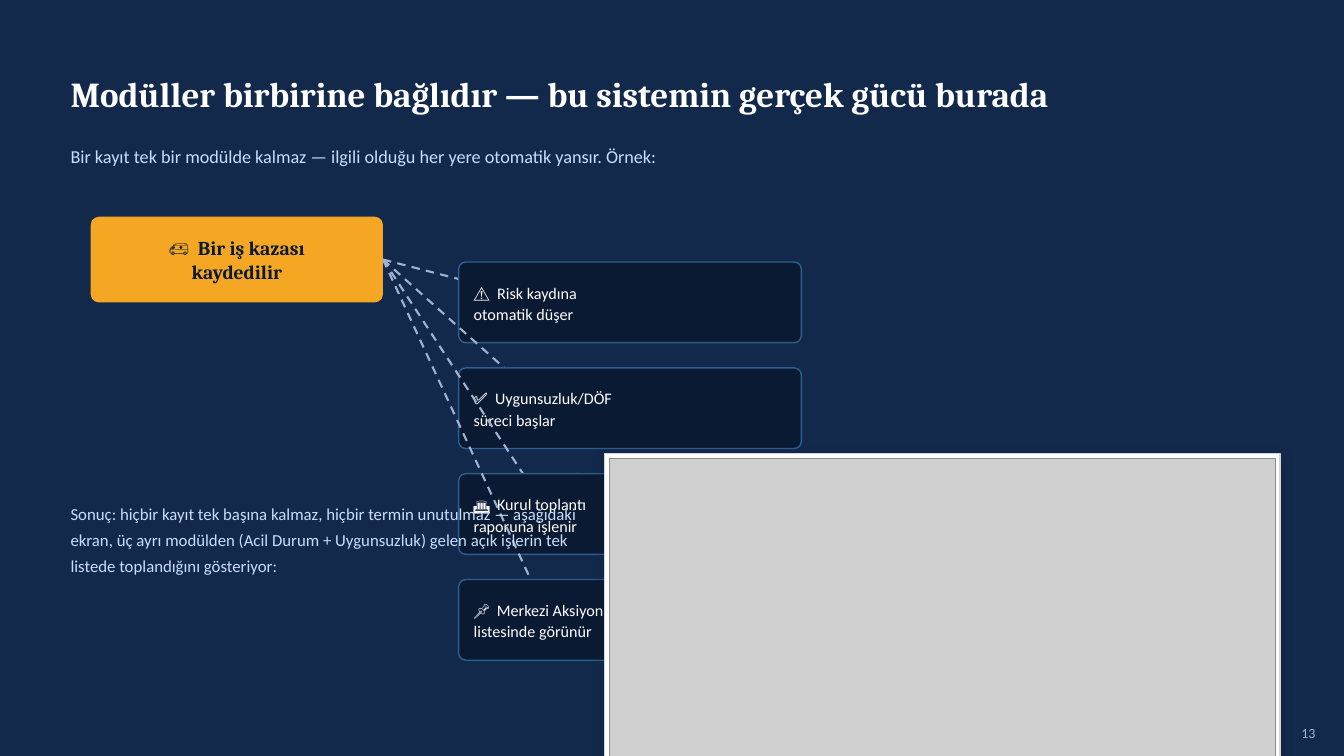
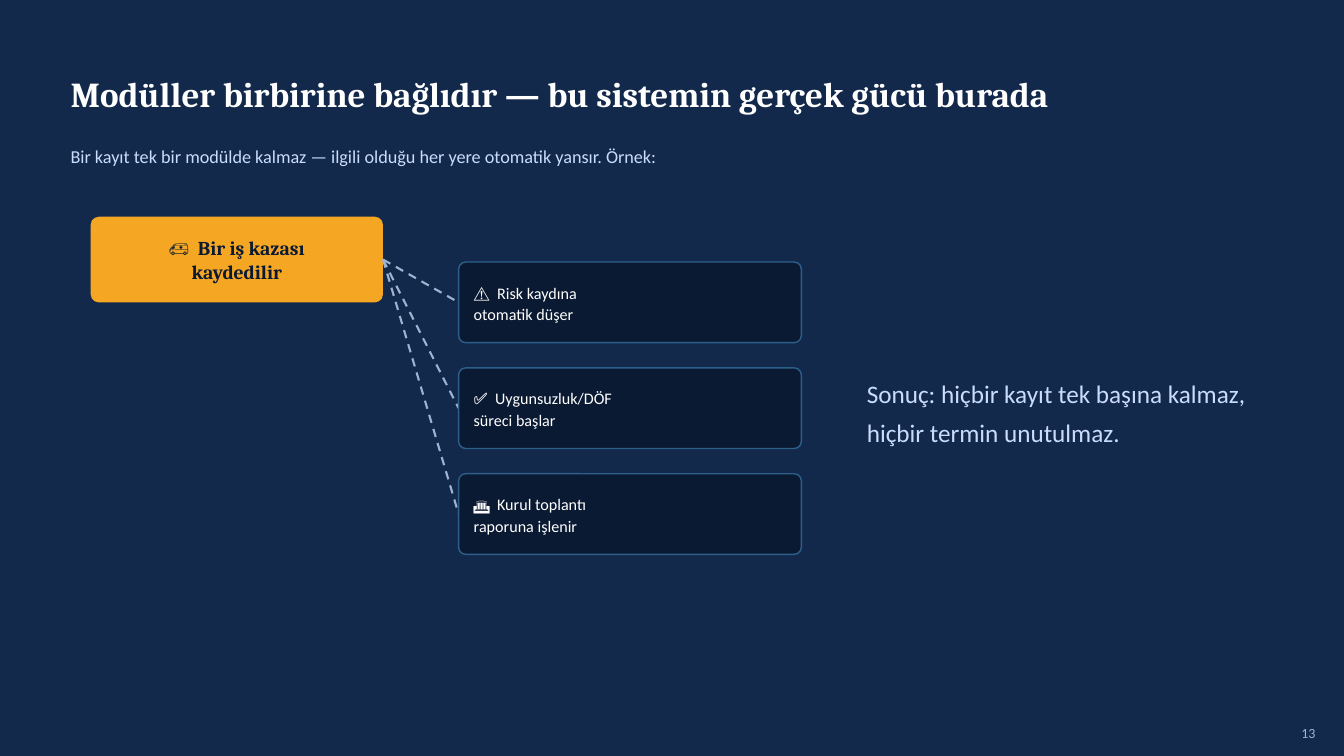
Before and after one commit to yasongun-png/risk360, a slide deck: slide 13 of tanitim/risk360-tanitim.pptx. Drawn at 1344x756 pixels with LibreOffice and Linux fonts; fonts in the diff are those of the drawing; grey boxes stand for pictures. Boxes give left, top, right and bottom in pixels: in the first picture for what was removed or moved away, otherwise in the second. Text is boxed around its words. In the diff, an @@ line names an element or a change of style, - is before the commit and + after.

```diff
--- a/tanitim/risk360-tanitim.pptx
+++ b/tanitim/risk360-tanitim.pptx
@@ line moved from (383, 260) - (549, 514) to (383, 260) - (459, 514) @@
@@ line moved from (383, 260) - (549, 408) to (383, 260) - (459, 408) @@
@@ line moved from (383, 260) - (549, 302) to (383, 260) - (459, 302) @@
@@ line removed from (383, 260) to (549, 620) @@
@@ text at box(867, 385, 1245, 446): text changed; size 12 to 18 pt @@
-Sonuç: hiçbir kayıt tek başına kalmaz, hiçbir termin unutulmaz — aşağıdaki ekran, üç ayrı modülden (Acil Durum + Uygunsuzluk) gelen açık işlerin tek listede toplandığını gösteriyor:
+Sonuç: hiçbir kayıt tek başına kalmaz, hiçbir termin unutulmaz.
@@ rectangle removed at box(605, 454, 1280, 756) @@
@@ picture removed at box(610, 459, 1275, 756) @@
@@ rounded rectangle removed at box(459, 580, 802, 660) @@
@@ text removed at box(474, 604, 604, 640) @@
-📌 Merkezi Aksiyon
-listesinde görünür
```
Also in this commit, not shown: 8 other slides changed, 1 other file.
